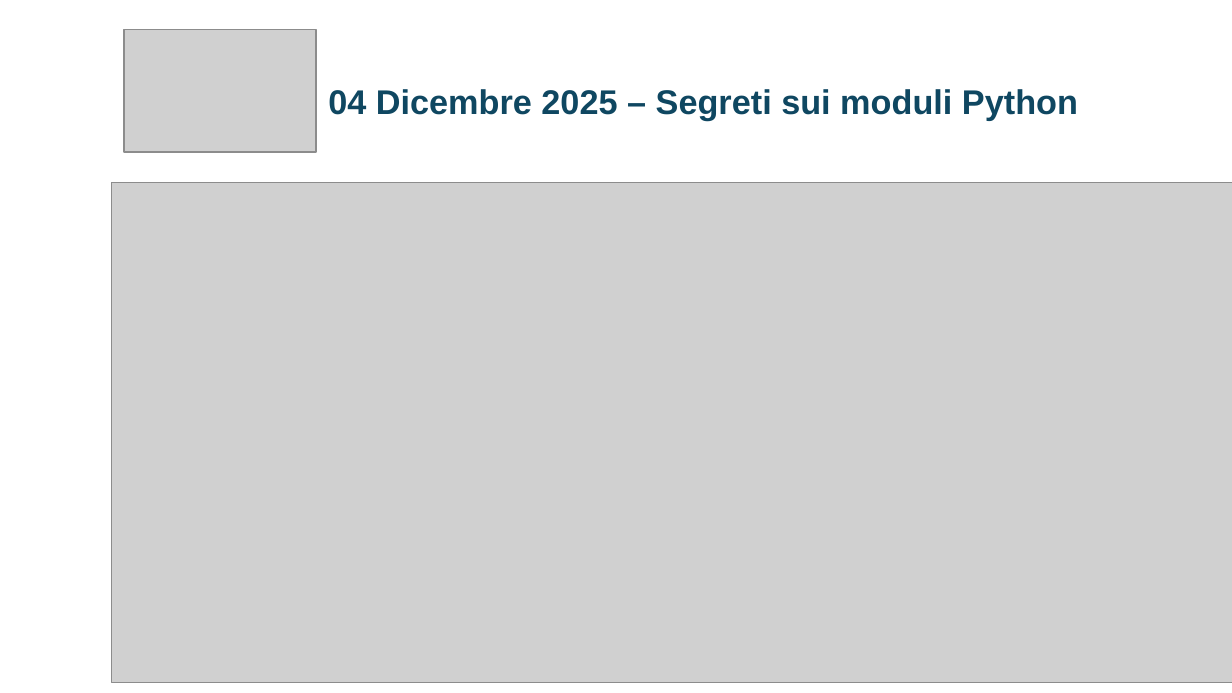
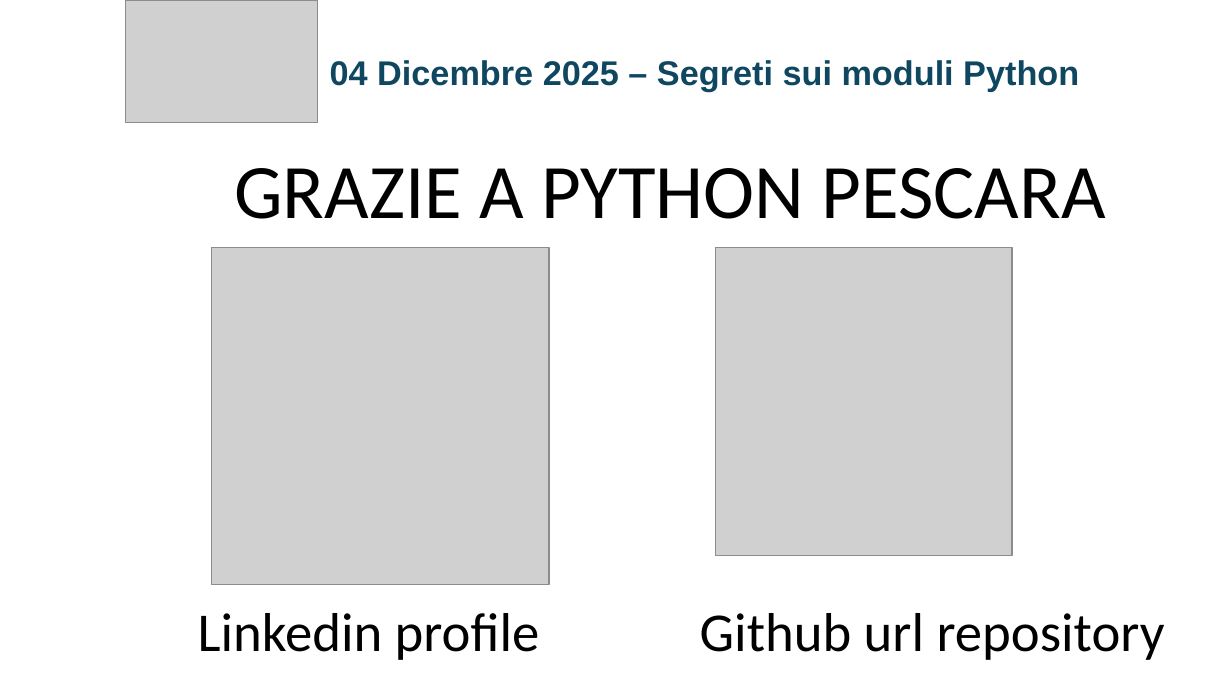
Before and after one commit to jobFrancoNet/segretiModulePython, a slide deck: slide 38 of SEGRETI_MODULI_PYTHON_FINALSLIDE.pptx. Drawn at 1232x693 pixels with LibreOffice and Linux fonts; fonts in the diff are those of the drawing; grey boxes stand for pictures. Boxes give left, top, right and bottom in pixels: in the first picture for what was removed or moved away, otherwise in the second. Text is boxed around its words. In the diff, an @@ line names an element or a change of style, - is before the commit and + after.

Commit message:
Aggiornamento final release slide qry code corretti

```diff
--- a/SEGRETI_MODULI_PYTHON_FINALSLIDE.pptx
+++ b/SEGRETI_MODULI_PYTHON_FINALSLIDE.pptx
@@ picture: place and size @@
-picture at [124, 30, 317, 152]
+picture at [126, 0, 318, 122]
@@ text "04 Dicembre 2025 – Segreti ...": place and size @@
-text "04 Dicembre 2025 – Segreti ..." at [328, 89, 1078, 121]
+text "04 Dicembre 2025 – Segreti ..." at [330, 60, 1079, 91]
@@ text added at [234, 168, 1106, 219], 45 pt, text #000000 @@
+GRAZIE A PYTHON PESCARA
@@ picture removed at [112, 182, 1232, 683] @@
@@ picture added at [211, 248, 548, 585] @@
@@ picture added at [716, 248, 1013, 556] @@
@@ text added at [198, 613, 540, 660], 32 pt, text #000000 @@
+Linkedin profile
@@ text added at [700, 613, 1165, 660], 32 pt, text #000000 @@
+Github url repository
```
